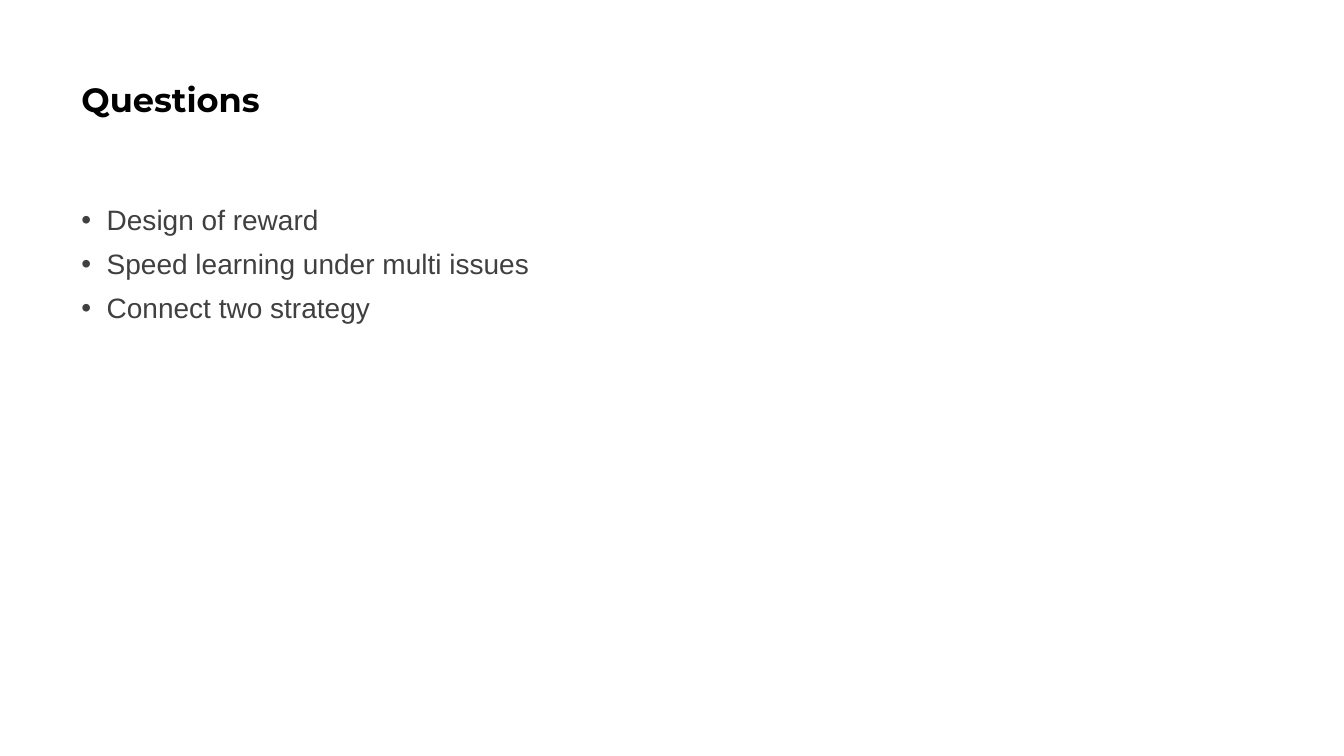
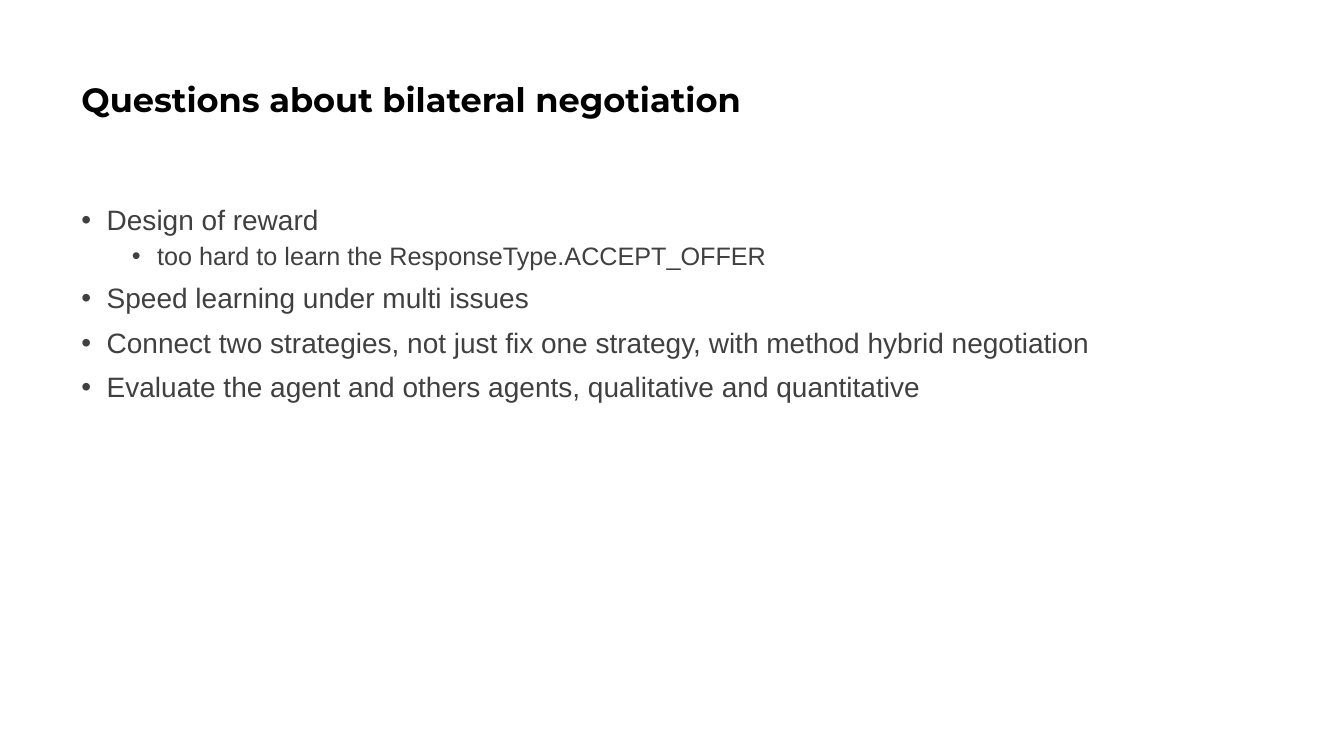
Before and after one commit to YueNing/summary_thesis, a slide deck: slide 9 of summary-2020-10a11/report.pptx. Drawn at 1344x756 pixels with LibreOffice and Linux fonts; fonts in the diff are those of the drawing; background and template pictures are left out. Boxes give left, top, right and bottom in pixels: in the first picture for what was removed or moved away, otherwise in the second. Text is boxed around its words. In the diff, an @@ line names an element or a change of style, - is before the commit and + after.

```diff
--- a/summary-2020-10a11/report.pptx
+++ b/summary-2020-10a11/report.pptx
@@ title at (81, 85, 741, 119): text changed @@
-Questions
+Questions about bilateral negotiation
@@ text at (157, 246, 765, 270): paragraph added @@
+  • too hard to learn the ResponseType.ACCEPT_OFFER
@@ text at (107, 332, 1089, 402): text changed @@
-• Connect two strategy
+• Connect two strategies, not just fix one strategy, with method hybrid negotiation
+• Evaluate the agent and others agents, qualitative and quantitative
```
Also in this commit, not shown: 7 other slides changed, 2 slides added, 2 slides removed, 6 other files.
